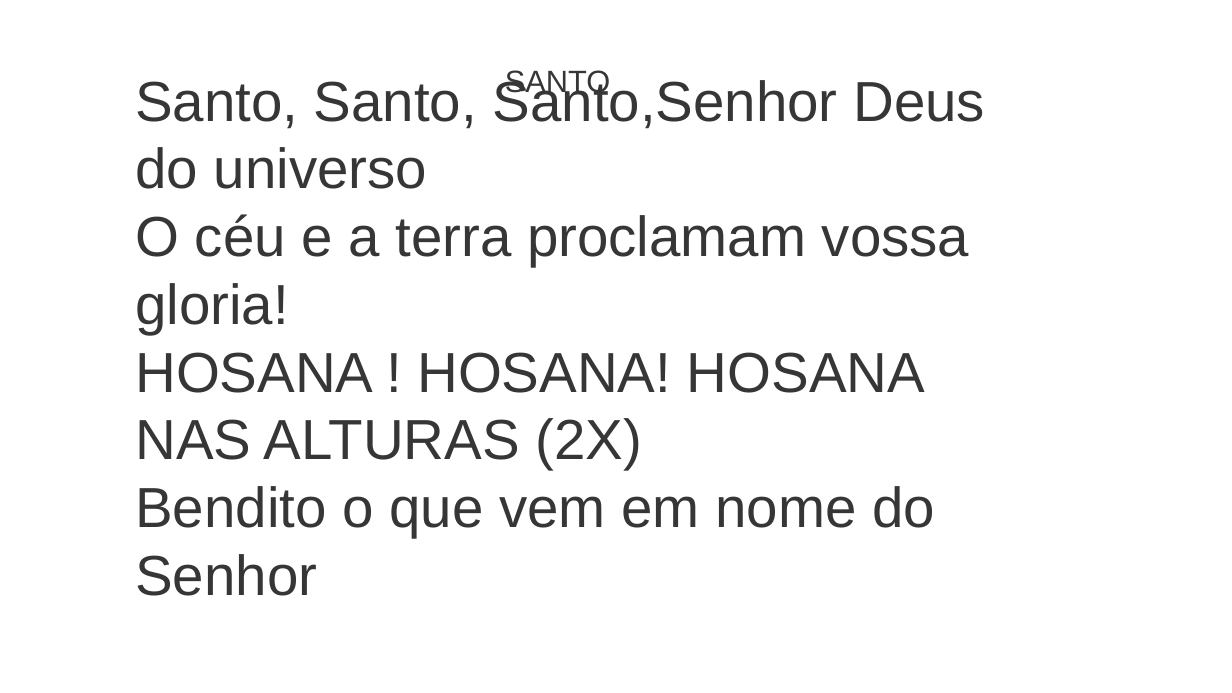
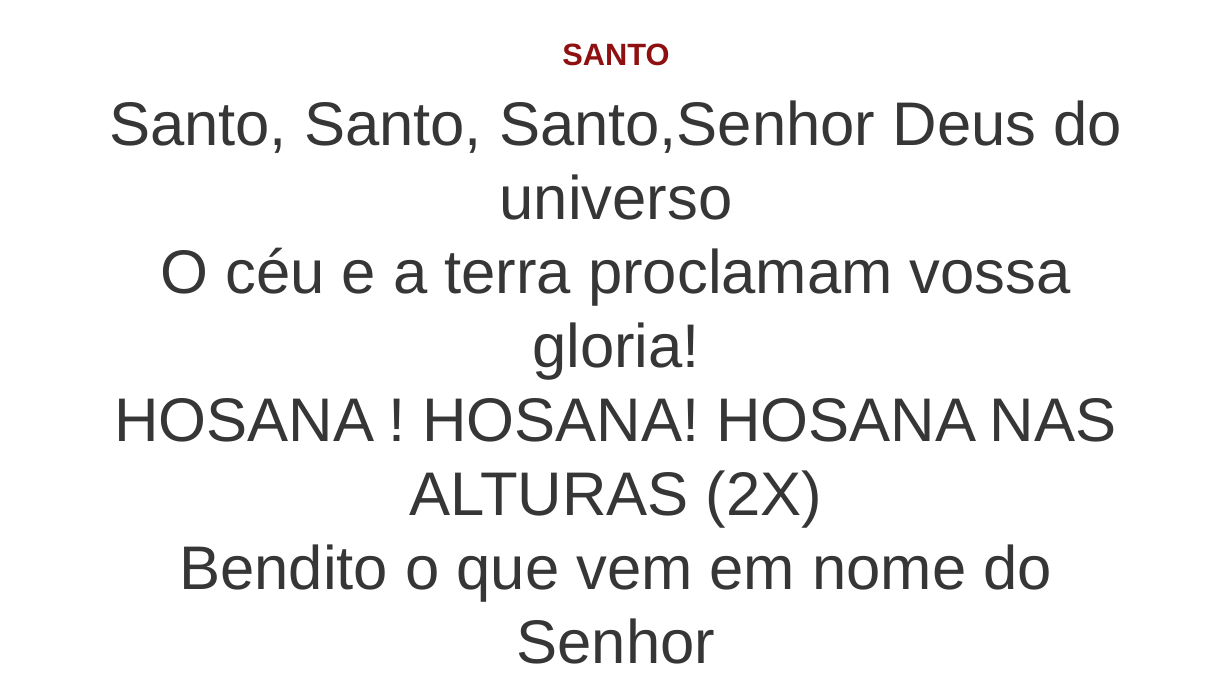
Before and after one commit to Natanielsr/liturgy-s-slideshow-creator, a slide deck: slide 25 of slide-result/slide.pptx. Drawn at 1232x693 pixels with LibreOffice and Linux fonts; fonts in the diff are those of the drawing. Boxes give left, top, right and bottom in pixels: in the first picture for what was removed or moved away, otherwise in the second. Text is boxed around its words. In the diff, an @@ line names an element or a change of style, - is before the commit and + after.

```diff
--- a/slide-result/slide.pptx
+++ b/slide-result/slide.pptx
@@ text "SANTO" moved from (x1=505, y1=70, x2=610, y2=97) to (x1=562, y1=43, x2=669, y2=66) @@
@@ text "SANTO" at (x1=562, y1=43, x2=669, y2=66): text colour #363636 to #8F1010, bold on; alignment left to centre @@
@@ text at (x1=109, y1=100, x2=1121, y2=664): text changed; size 33 to 36 pt @@
-Santo, Santo, Santo,Senhor Deus do universo
-O céu e a terra proclamam vossa gloria!
-HOSANA ! HOSANA! HOSANA NAS ALTURAS (2X)
-Bendito o que vem em nome do Senhor
+Santo, Santo, Santo,Senhor Deus do universo
+O céu e a terra proclamam vossa gloria!
+HOSANA ! HOSANA! HOSANA NAS ALTURAS (2X)
+Bendito o que vem em nome do Senhor
```
Also in this commit, not shown: 33 other slides changed, 1 other file.
